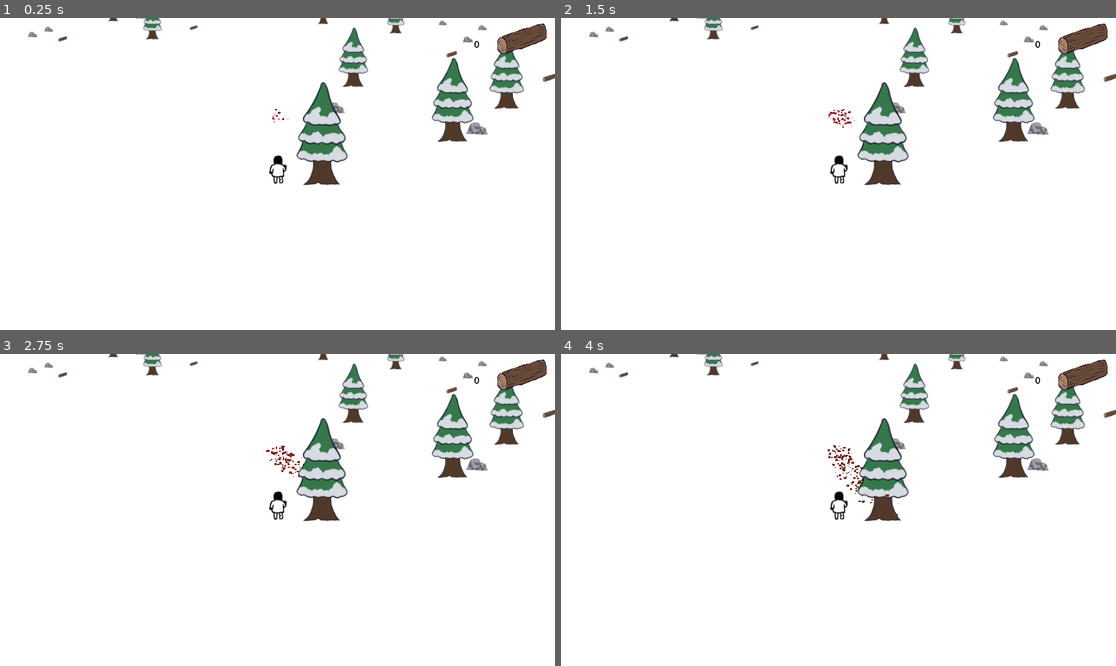
Above: before the commit, frames 1-4 (two rows, left to right).
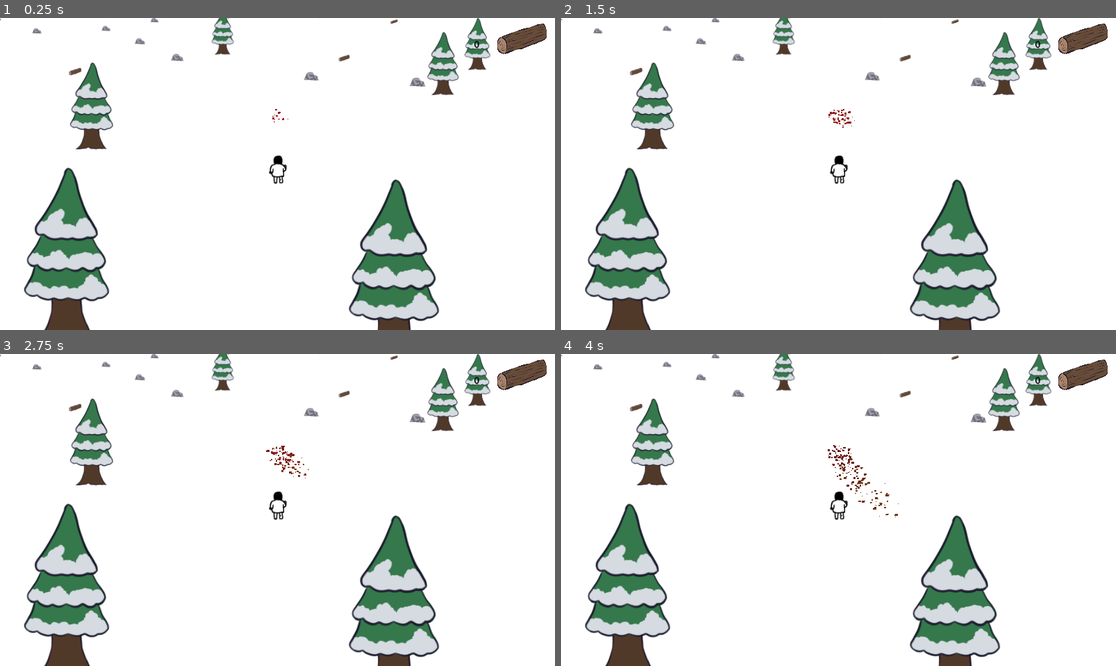
Above: after the commit, the same moments.

Repository: FablabMurat/GameJamMurat0324
Game: Godot game, scene res://terrain.tscn
The game is run twice, just before and just after one commit, with the same random seed, the same clock (stepped at 60 frames per second) and the same inputs. A sky picture missing from this copy of the repository is replaced by a grey-blue gradient.
Inputs (mouse positions are in pixels of both pictures, inside the frame that each line leads up to):
- Up to frame 1 (0.25 s): no input
- Up to frame 2 (1.5 s): move the mouse to (960, 158) at 0.52 s; tap O (addLog) at 0.6, 1.35 s; tap Enter at 1.25 s; move the mouse to (727, 189) at 1.27 s
- Up to frame 3 (2.75 s): move the mouse to (333, 441) at 2.02 s; tap O (addLog) at 2.1 s
- Up to frame 4 (4 s): move the mouse to (810, 572) at 2.77 s; tap O (addLog) at 2.85, 3.6 s; move the mouse to (1005, 556) at 3.52 s

The runs differ from the first frame. In frame 1, 17% of the frame differs, in the area x 0-100%, y 0-100%; in frame 2, 17%; in frame 3, 17%; in frame 4, 17%.

Commit message:
Refactoring de la création des objets

Diff:
--- a/terrain.gd
+++ b/terrain.gd
@@ -16,61 +16,27 @@
 
 # Called when the node enters the scene tree for the first time.
 func _ready():
-	createsapins()
-	createbuches()
-	createrochers()
+	createobjs(SapinScene,NBSAPINS)
+	createobjs(BucheScene,NBBUCHES)
+	createobjs(RocherScene,NBROCHERS)
 	pass # Replace with function body.
 	$Player.collected.connect(update_overlay.bind())
 
-func createsapins():
+func createobjs(scene, nbmax):
 	var x: float
 	var z: float
-	for i in range(NBSAPINS):
+	for i in range(nbmax):
 		x = randf()*198.0-99.0
 		z = randf()*198.0-99.0
-		createsapin(x,z)
+		if abs(x) < 3 and abs(z) < 3:
+			return
+		createobj(scene,x,z)
 
-func createsapin(x,z):
-	if abs(x) < 3 and abs(z) < 3:
-		return
-	var obs = SapinScene.instantiate()
+func createobj(scene,x,z):
+	var obs = scene.instantiate()
 	obs.position.x = x
 	obs.position.z = z
 	add_child(obs)
-
-
-func createbuches():
-	var x: float
-	var z: float
-	for i in range(NBBUCHES):
-		x = randf()*198.0-99.0
-		z = randf()*198.0-99.0
-		createbuche(x,z)
-
-func createbuche(x,z):
-	if abs(x) < 3 and abs(z) < 3:
-		return
-	var buche = BucheScene.instantiate()
-	buche.position.x = x
-	buche.position.z = z
-	#buche.buchecollectedbyplayer.connect(collectbuche.bind())
-	add_child(buche)
-
-func createrochers():
-	var x: float
-	var z: float
-	for i in range(NBROCHERS):
-		x = randf()*198.0-99.0
-		z = randf()*198.0-99.0
-		createrocher(x,z)
-
-func createrocher(x,z):
-	if abs(x) < 3 and abs(z) < 3:
-		return
-	var rocher = RocherScene.instantiate()
-	rocher.position.x = x
-	rocher.position.z = z
-	add_child(rocher)
 
 func _unhandled_input(event):
 	if event is InputEventMouseMotion:
Not shown: 1 places in terrain.tscn that only renumber resources
